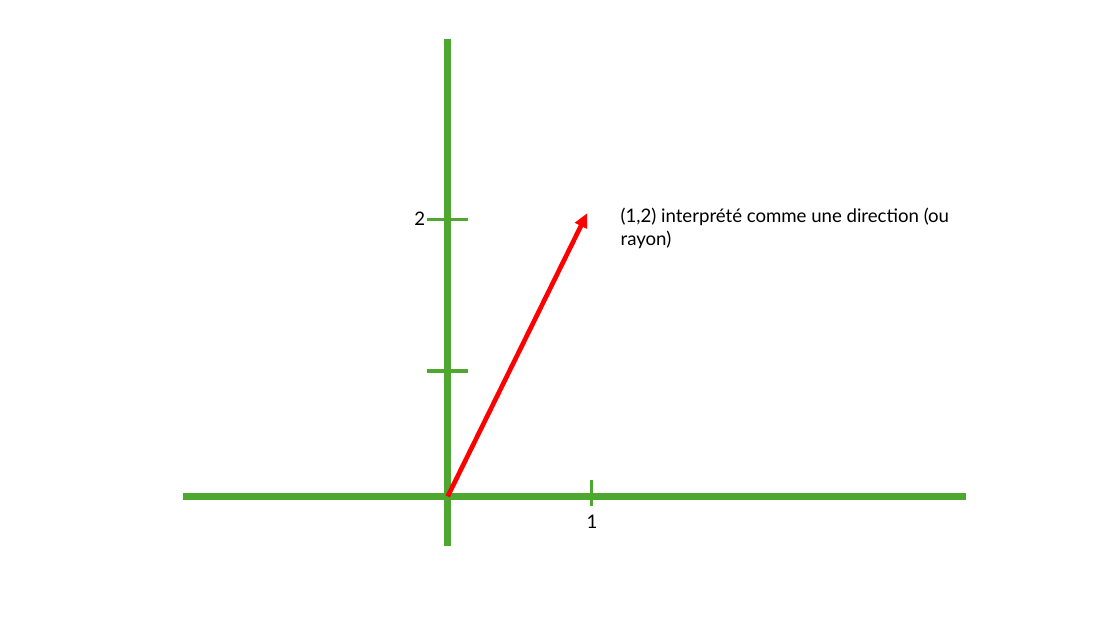
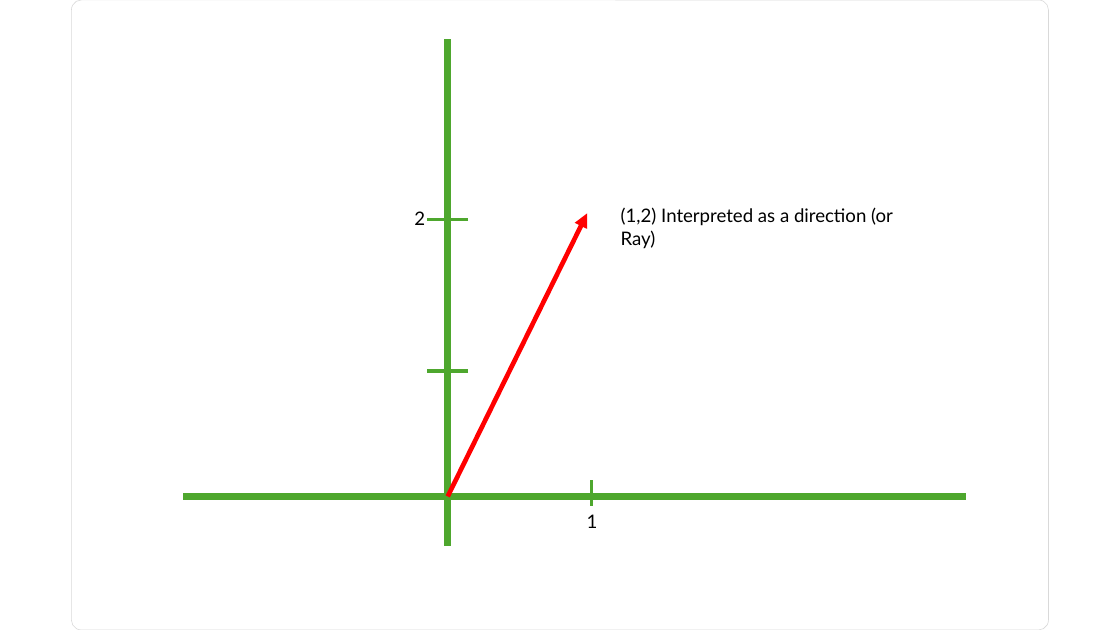
Before and after one commit to glassworks/course-raytracer-en, a slide deck: slide 8 of src/diagrams.pptx. Drawn at 1120x630 pixels with LibreOffice and Linux fonts; fonts in the diff are those of the drawing. Boxes give left, top, right and bottom in pixels: in the first picture for what was removed or moved away, otherwise in the second. Text is boxed around its words. In the diff, an @@ line names an element or a change of style, - is before the commit and + after.

```diff
--- a/src/diagrams.pptx
+++ b/src/diagrams.pptx
@@ rounded rectangle added at box(71, 0, 1049, 630), fill #FFFFFF, outline #D9D9D9 0.5 pt @@
@@ text at box(621, 207, 893, 249): text changed @@
-(1,2) interprété comme une direction (ou rayon)
+(1,2) Interpreted as a direction (or Ray)
```
Also in this commit, not shown: 14 other slides changed, 1 slide added, 1 slide removed, 27 other files.
